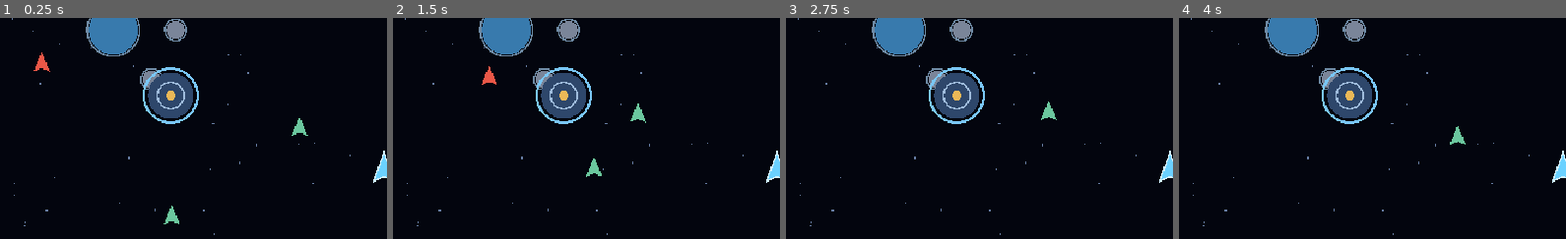
Above: before the commit, frames 1-4 (left to right).
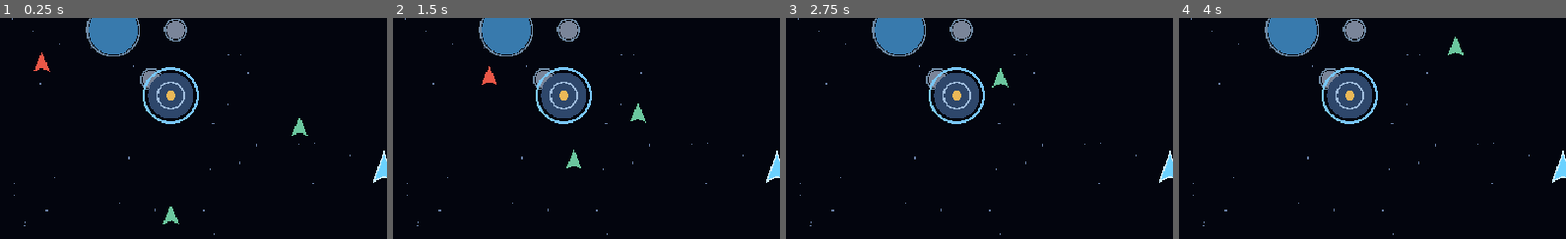
Above: after the commit, the same moments.

Repository: DARTVADER1-DROID/Star-Forge
Game: Godot game, scene res://scenes/main.tscn
Same seed, same stepped clock (60 frames per second), same inputs: the game is played once before the commit and once after it.
Inputs (mouse positions are % of the whole screen's width and height, from its top left):
- Up to frame 1 (0.25 s): no input
- Up to frame 2 (1.5 s): move the mouse to (72, 45) at 0.52 s; click (72, 45) at 0.67 s; drag from (29, 55) to (12, 29) at 1.27 s
- Up to frame 3 (2.75 s): move the mouse to (60, 28) at 2.02 s; click (60, 28) at 2.17 s
- Up to frame 4 (4 s): drag from (45, 70) to (19, 35) at 2.77 s; move the mouse to (80, 65) at 3.52 s; click (80, 65) at 3.67 s
The pictures show only the part of the screen within x 0-50%, y 16-66%; the shares and areas given below are measured in that part.

The runs differ from the first frame. In frame 1, less than 0.1% of the frame differs, in the area x 41-47%, y 84-94%; in frame 2, 0.3%; in frame 3, 0.3%; in frame 4, 0.3%, in the area x 69-75%, y 8-58%.

Commit message:
Prevent dead systems from respawning their NPC population

Diff:
--- a/scripts/world/world.gd
+++ b/scripts/world/world.gd
@@ -118,8 +118,9 @@
     _restore_system_drops()
 
 func _restore_or_spawn_npcs(station: Vector2) -> void:
-    var saved: Array = GameState.system_states.get(_system_id,{}).get("npcs",[])
-    if saved.is_empty():
+    var system_state: Dictionary = GameState.system_states.get(_system_id,{})
+    var saved: Array = system_state.get("npcs",[])
+    if not bool(system_state.get("initialized",false)):
         var hauler := _spawn_npc("cargo_hauler","starter_freighter",station+Vector2(160,40),station)
         var pirate := _spawn_npc("pirate","starter_interceptor",station+Vector2(-160,-40),station)
         pirate.target = hauler
@@ -189,7 +190,7 @@
         if node is CargoDrop:
             var crate := node as CargoDrop
             drops.append({"item_id":crate.item_id,"quantity":crate.quantity,"x":crate.position.x,"y":crate.position.y})
-    GameState.system_states[_system_id] = {"drops":drops,"npcs":npcs}
+    GameState.system_states[_system_id] = {"initialized":true,"drops":drops,"npcs":npcs}
 
 func _on_hud_action(action: String, value: String = "") -> void:
     match action:
